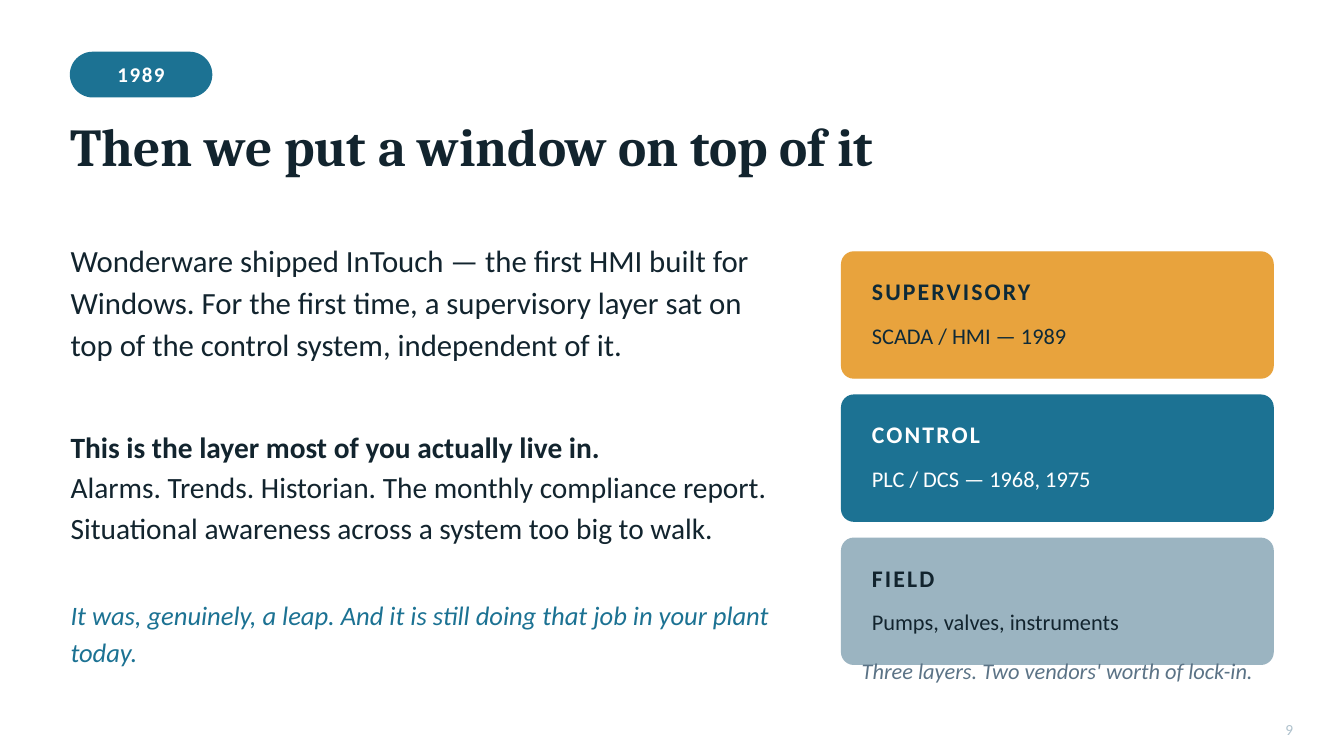
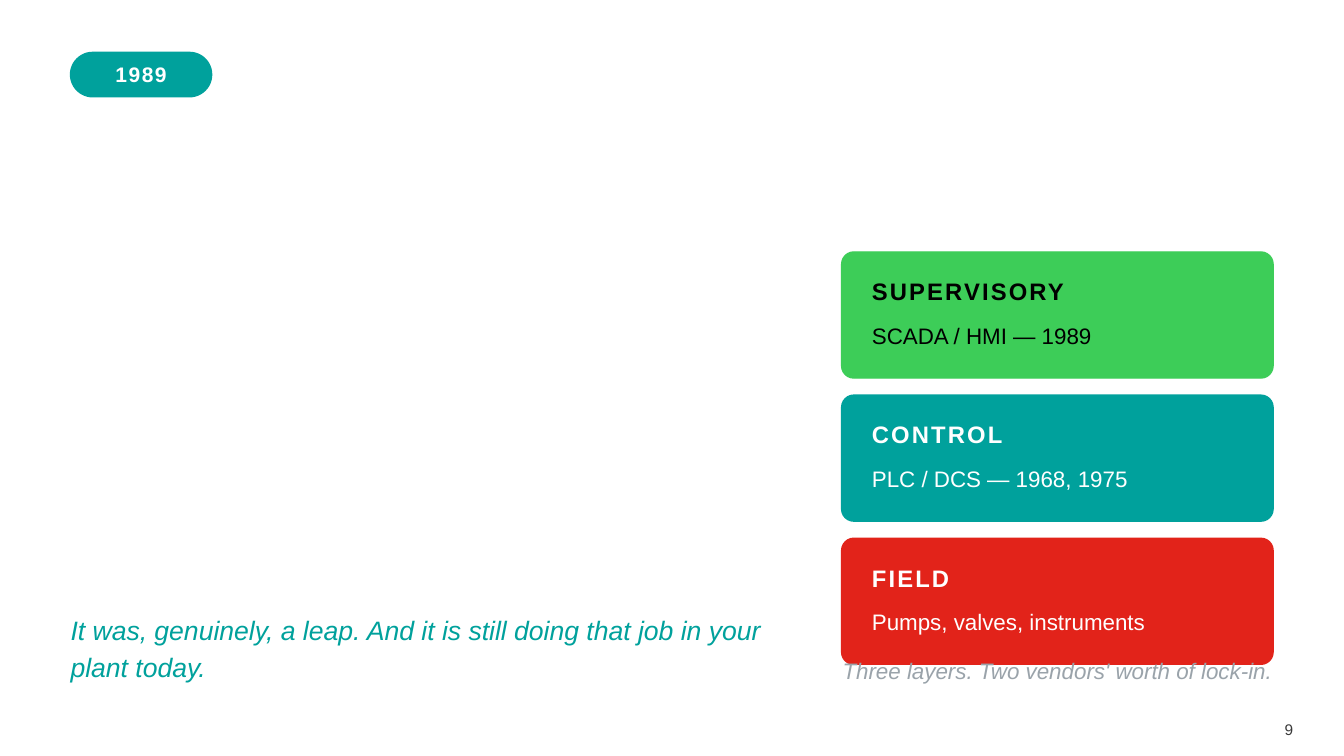
Before and after one commit to KyleSandersSE/AgentSE, a slide deck: slide 9 of presentations/tri-state-2026/SDA-Water-Wastewater-TriState-2026.pptx. Drawn at 1344x756 pixels with LibreOffice and Linux fonts; fonts in the diff are those of the drawing. Boxes give left, top, right and bottom in pixels: in the first picture for what was removed or moved away, otherwise in the second. Text is boxed around its words. In the diff, an @@ line names an element or a change of style, - is before the commit and + after.

```diff
--- a/presentations/tri-state-2026/SDA-Water-Wastewater-TriState-2026.pptx
+++ b/presentations/tri-state-2026/SDA-Water-Wastewater-TriState-2026.pptx
@@ rounded rectangle at box(71, 52, 212, 97): fill #1C7293 to #00A19C; outline #1C7293 1 pt to #00A19C 1 pt @@
@@ text removed at box(71, 128, 873, 177) @@
-Then we put a window on top of it
@@ text removed at box(71, 250, 749, 361) @@
-Wonderware shipped InTouch — the first HMI built for Windows. For the first time, a supervisory layer sat on top of the control system, independent of it.
@@ rounded rectangle at box(842, 252, 1273, 378): fill #E8A33D to #3DCD58; outline #E8A33D 1 pt to #3DCD58 1 pt @@
@@ text "SUPERVISORY" at box(872, 283, 1064, 301): font Calibri to Arial, text colour #0E2A38 to #000000 @@
@@ text "SCADA / HMI — 1989" at box(872, 328, 1092, 345): font Calibri to Arial, text colour #0E2A38 to #000000 @@
@@ rounded rectangle at box(842, 395, 1273, 521): fill #1C7293 to #00A19C; outline #1C7293 1 pt to #00A19C 1 pt @@
@@ text removed at box(71, 437, 766, 544) @@
-This is the layer most of you actually live in.
-Alarms. Trends. Historian. The monthly compliance report. Situational awareness across a system too big to walk.
@@ font Calibri to Arial in 3 elements at box(115, 67, 166, 83), box(872, 426, 1002, 444), box(872, 471, 1128, 490) @@
@@ rounded rectangle at box(842, 538, 1273, 664): fill #9BB4C1 to #E2231A; outline #9BB4C1 1 pt to #E2231A 1 pt @@
@@ text "FIELD" at box(872, 570, 949, 587): font Calibri to Arial, text colour #12242E to #FFFFFF @@
@@ text "It was, genuinely, a leap. ...": place and size @@
-text "It was, genuinely, a leap. ..." at box(71, 606, 769, 667)
+text "It was, genuinely, a leap. ..." at box(71, 620, 761, 682)
@@ text "It was, genuinely, a leap. ..." at box(71, 620, 761, 682): font Calibri to Arial, text colour #1C7293 to #00A19C @@
@@ text "Pumps, valves, instruments" at box(872, 613, 1144, 635): font Calibri to Arial, text colour #12242E to #FFFFFF @@
@@ text "Three layers. Two vendors' worth ..." at box(843, 661, 1272, 684): font Calibri to Arial, text colour #5B7386 to #9AA3AA @@
@@ text "9" at box(1285, 724, 1294, 735): font Calibri to Arial, text colour #AEC1CC to #3A3A3A @@
```
Also in this commit, not shown: 32 other slides changed, 2 other files.
